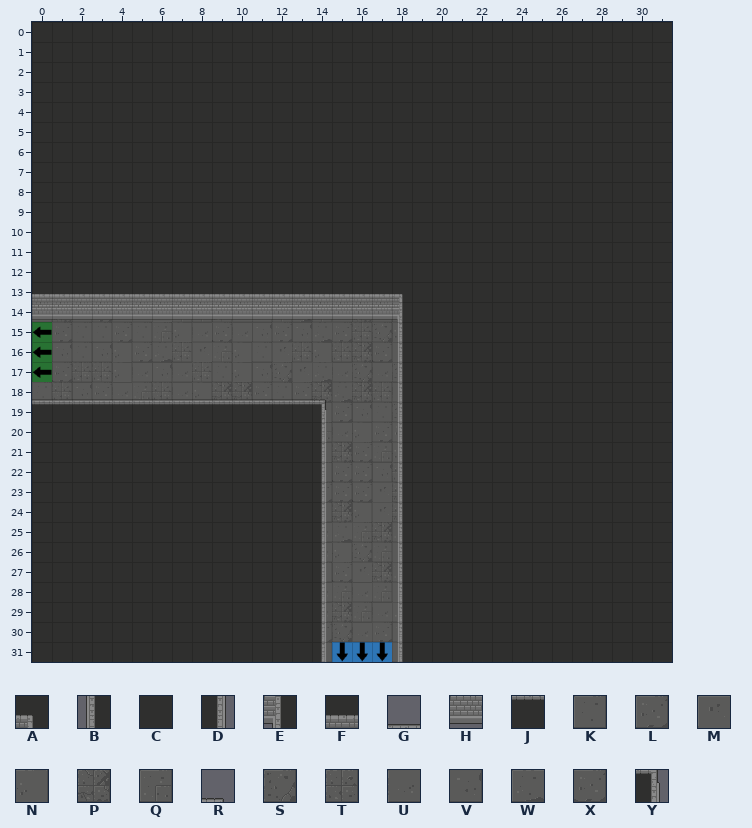
Tiled map -- GrupaTNT/Assets/Resources/RoomData/ROOM_2_SW_2.tmx. Above, as it was before the edit.
Cells are 32x32 px. Shown: x 0..31, y 0..31.
Key: from "Dungeon_Tileset_2": A 5, B 16, C 17, D 18, E 21, F 33, G 36, H 49, J 52, K 88, L 89, M 90, N 91, P 92, Q 93, R 97, S 104, T 105, U 106, V 107, W 108, X 109, Y 113.
_ is an empty cell, # one hidden under a higher layer.
Layers that did not change in this view are not listed.
Layer "Floor" before, first column x 0:
 0 ______________#####_____________
 1 _##############################_
 2 _##############################_
 3 _##############################_
 4 _##############################_
 5 _##############################_
 6 _##############################_
 7 _##############################_
 8 _##############################_
 9 _##############################_
10 _##############################_
11 _##############################_
12 _##############################_
13 _##############################_
14 KPKLUUMQQTUKQWQUPKV#############
15 #LKKLKQNUXUVLVWLTSN#############
16 #VKVNLWTMQNKMTNTPXM#############
17 #XTTNUVUTKNVSMWUSUS#############
18 KTVLUQTUNPPXKXPWPTU#############
19 _#############NLVKS############_
20 _#############QUNLL############_
21 _#############NPXQN############_
22 _#############KXLVT############_
23 _#############LLXMP############_
24 _#############KPNMP############_
25 _#############UWQPQ############_
26 _#############UNSQM############_
27 _#############KXMPQ############_
28 _#############UQUQM############_
29 _#############UPQUW############_
30 _#############LSULV############_
31 ______________K###K_____________
Layer "Walls" before, first column x 0:
 0 CCCCCCCCCCCCCCCCCCCCCCCCCCCCCCCC
 1 CCCCCCCCCCCCCCCCCCCCCCCCCCCCCCCC
 2 CCCCCCCCCCCCCCCCCCCCCCCCCCCCCCCC
 3 CCCCCCCCCCCCCCCCCCCCCCCCCCCCCCCC
 4 CCCCCCCCCCCCCCCCCCCCCCCCCCCCCCCC
 5 CCCCCCCCCCCCCCCCCCCCCCCCCCCCCCCC
 6 CCCCCCCCCCCCCCCCCCCCCCCCCCCCCCCC
 7 CCCCCCCCCCCCCCCCCCCCCCCCCCCCCCCC
 8 CCCCCCCCCCCCCCCCCCCCCCCCCCCCCCCC
 9 CCCCCCCCCCCCCCCCCCCCCCCCCCCCCCCC
10 CCCCCCCCCCCCCCCCCCCCCCCCCCCCCCCC
11 CCCCCCCCCCCCCCCCCCCCCCCCCCCCCCCC
12 CCCCCCCCCCCCCCCCCCCCCCCCCCCCCCCC
13 FFFFFFFFFFFFFFFFFFACCCCCCCCCCCCC
14 HHHHHHHHHHHHHHHHHHECCCCCCCCCCCCC
15 __________________BCCCCCCCCCCCCC
16 __________________BCCCCCCCCCCCCC
17 __________________BCCCCCCCCCCCCC
18 GGGGGGGGGGGGGGR___BCCCCCCCCCCCCC
19 JJJJJJJJJJJJJJY___BCCCCCCCCCCCCC
20 CCCCCCCCCCCCCCD___BCCCCCCCCCCCCC
21 CCCCCCCCCCCCCCD___BCCCCCCCCCCCCC
22 CCCCCCCCCCCCCCD___BCCCCCCCCCCCCC
23 CCCCCCCCCCCCCCD___BCCCCCCCCCCCCC
24 CCCCCCCCCCCCCCD___BCCCCCCCCCCCCC
25 CCCCCCCCCCCCCCD___BCCCCCCCCCCCCC
26 CCCCCCCCCCCCCCD___BCCCCCCCCCCCCC
27 CCCCCCCCCCCCCCD___BCCCCCCCCCCCCC
28 CCCCCCCCCCCCCCD___BCCCCCCCCCCCCC
29 CCCCCCCCCCCCCCD___BCCCCCCCCCCCCC
30 CCCCCCCCCCCCCCD___BCCCCCCCCCCCCC
31 CCCCCCCCCCCCCCD___BCCCCCCCCCCCCC
After the commit:
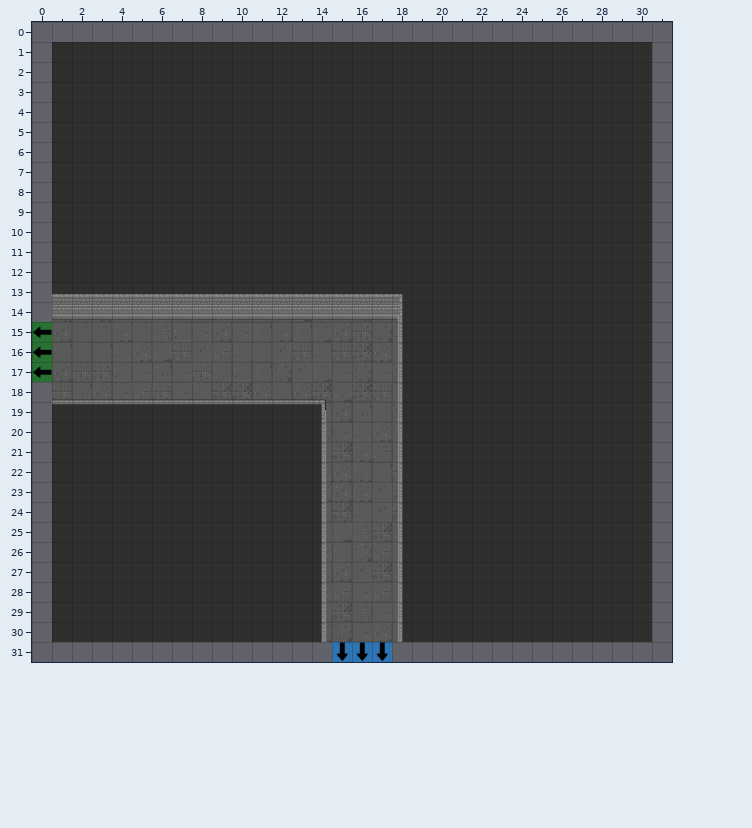
What changed:
Layer "Floor":
The edit erases the tile that lay hidden in row 0 at x 14 to 18; in rows 14 to 18 at x 31.
The edit erases tile K in row 14 at x 0; in row 18 at x 0; in row 31 at x 14 and 18.
Layer "Walls":
The edit erases tile B in row 31 at x 18.
The edit erases tile C in row 0 at x 0 to 31; in rows 1 to 12 at x 0 and 31; in rows 13 to 19 at x 31; in rows 20 to 30 at x 0 and 31; in row 31 at x 0 to 13 and 19 to 31.
The edit erases tile D in row 31 at x 14.
The edit erases tile F in row 13 at x 0.
The edit erases tile G in row 18 at x 0.
The edit erases tile H in row 14 at x 0.
The edit erases tile J in row 19 at x 0.
Boxes around the changes in both pictures, in picture pixels (x1, y1, x2, y2):
removed: (32, 22, 672, 662)
